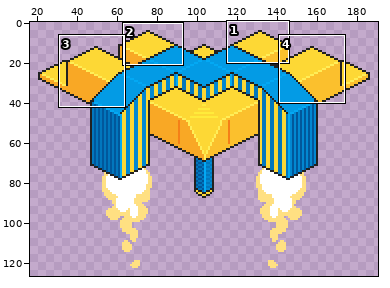
One commit to this pixel-art file: Assets/AnimationImporter/pharaoh.ase. The picture above shows the old version from afar; the outline marks the close-up.
Close-up. Before:
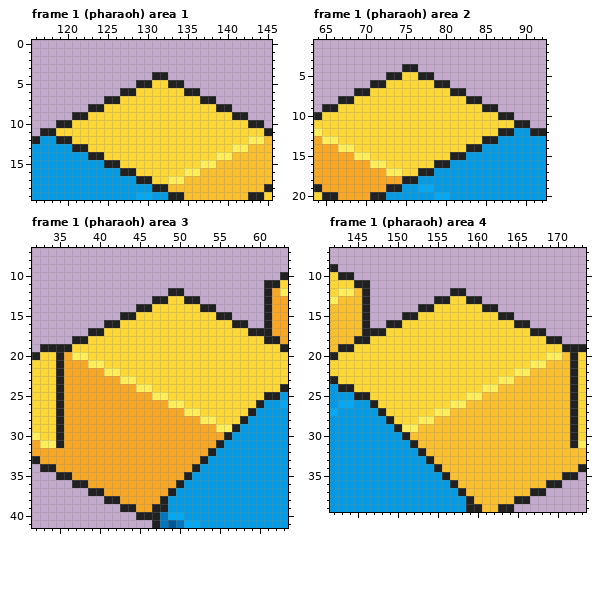
208x128 pixels, 8 frames. Shown: frame 1 (pharaoh) area 1: x 116..145, y 0..19; frame 1 (pharaoh) area 2: x 64..92, y 1..20; frame 1 (pharaoh) area 3: x 32..63, y 7..41; frame 1 (pharaoh) area 4: x 142..173, y 7..39. The wide view leaves out empty margins. The commit also changed other frames or places, which this record leaves out.
After:
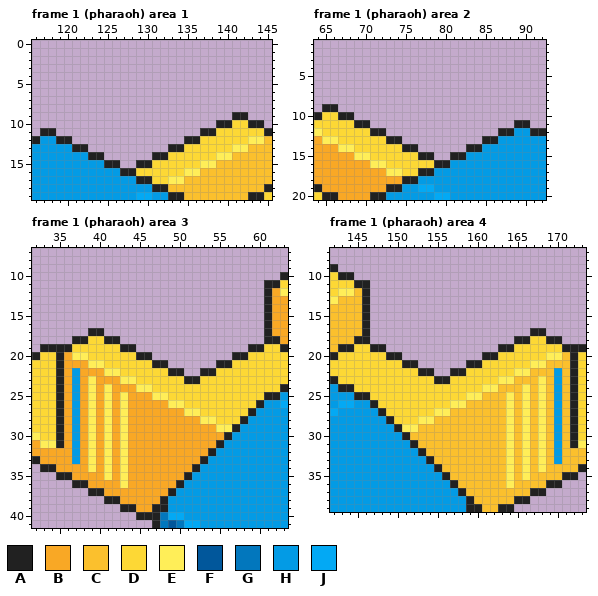
Palette (. is transparent): A #212121  B #f9a825  C #fbc02d  D #fdd835  E #ffee58  F #01579b  G #0277bd  H #039be5  J #03a9f4
Change:
layer "flatbase" added
layer "lights" added
layer "Flattened" removed
Changed rows in their new state; - is an unchanged pixel.
Frame 1 (pharaoh) area 1:
first column x 119:
 4 ------------..--------
 5 ----------......------
 6 --------..........----
 7 ------..............--
 8 ----..................
 9 --....................
10 ....................AA
11 ..................AA--
12 --..............AA----
13 ----..........AA------
14 ------......AA--------
15 --------..AA----------
Frame 1 (pharaoh) area 2:
first column x 67:
 4 --------..------------
 5 ------......----------
 6 ----..........--------
 7 --..............------
 8 ..................----
 9 ....................--
10 AA....................
11 --AA..................
12 ----AA..............--
13 ------AA..........----
14 --------AA......------
15 ----------AA..--------
Frame 1 (pharaoh) area 3:
first column x 37:
12 ------------..----------
13 ----------......--------
14 --------..........------
15 ------..............----
16 ----..................--
17 ----....................
18 ----AA..................
19 ------AA..............AA
20 --------AA..........AA--
21 ----------AA......AA----
22 H-----------AA..AA------
23 H-E-----------AA--------
24 H-E-E-------------------
25 H-E-E-E-----------------
26 H-E-E-E-----------------
27 H-E-E-E-----------------
28 H-E-E-E-----------------
29 H-E-E-E-----------------
30 H-E-E-E-----------------
31 H-E-E-E-----------------
32 H-E-E-E-----------------
33 H-E-E-E-----------------
34 --E-E-E-----------------
35 ----E-E-----------------
36 ------E-----------------
Frame 1 (pharaoh) area 4:
first column x 147:
12 ----------..------------
13 --------......----------
14 ------..........--------
15 ----..............------
16 --..................----
17 ....................----
18 ..................AA----
19 AA..............AA------
20 --AA..........AA--------
21 ----AA......AA----------
22 ------AA..AA-----------H
23 --------AA-----------E-H
24 -------------------E-E-H
25 -----------------E-E-E-H
26 -----------------E-E-E-H
27 -----------------E-E-E-H
28 -----------------E-E-E-H
29 -----------------E-E-E-H
30 -----------------E-E-E-H
31 -----------------E-E-E-H
32 -----------------E-E-E-H
33 -----------------E-E-E-H
34 -----------------E-E-E--
35 -----------------E-E----
36 -----------------E------
